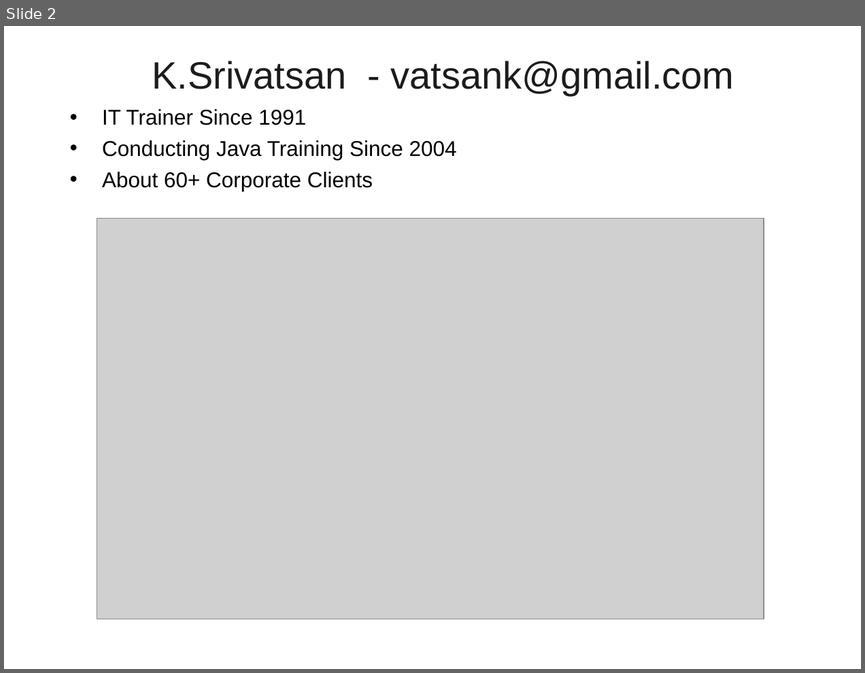
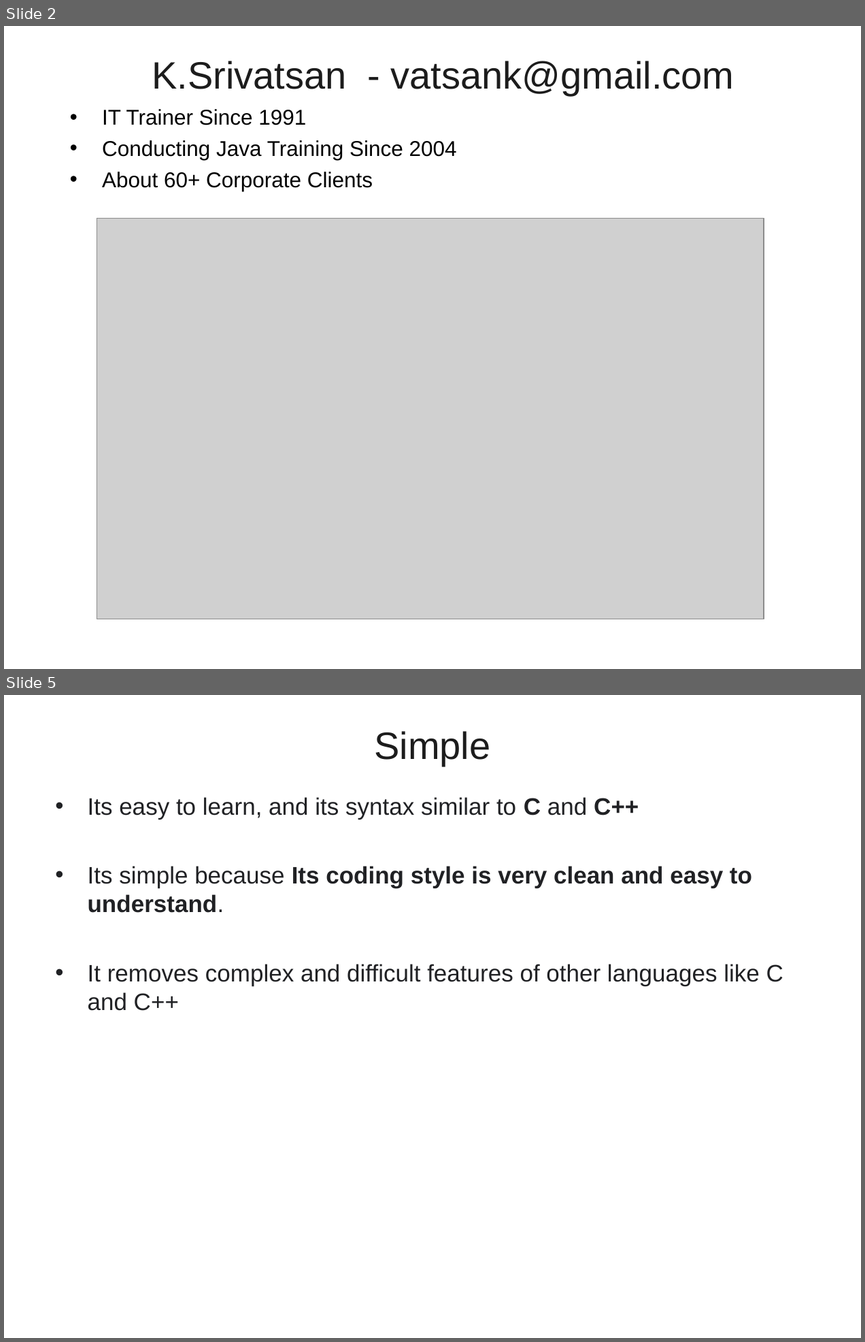
Before and after one commit to vatsanTraining/freshers_dec_2021, a slide deck: Java_Module_1_Excella.ppt. Shown one above the other, each under a label of ours: slide 2 before the commit, slides 2 and 5 after it; the slides between them are not shown. The pictures are 865x673 and 865x1342 pixels, drawn with LibreOffice and Linux fonts; fonts in the diff are those of the drawing; grey boxes stand for pictures; background and template pictures are left out. Boxes give left, top, right and bottom in pixels: in the first picture for what was removed or moved away, otherwise in the second. Text is boxed around its words. In the diff, an @@ line names an element or a change of style, - is before the commit and + after.

```diff
--- a/Java_Module_1_Excella.ppt
+++ b/Java_Module_1_Excella.ppt
@@ slide 5 added at [4, 695, 861, 1338], background picture (left out) @@
@@ title added at [374, 731, 490, 766], 32 pt, text #1C1C1C @@
+Simple
@@ text added at [88, 797, 783, 1011], 20 pt, text #202124 @@
+• Its easy to learn, and its syntax similar to C and C++
+• Its simple because Its coding style is very clean and easy to understand.
+• It removes complex and difficult features of other languages like C and C++
```
Also in this commit, not shown: 2 slides changed, 1 other slide added, 22 slides removed.
